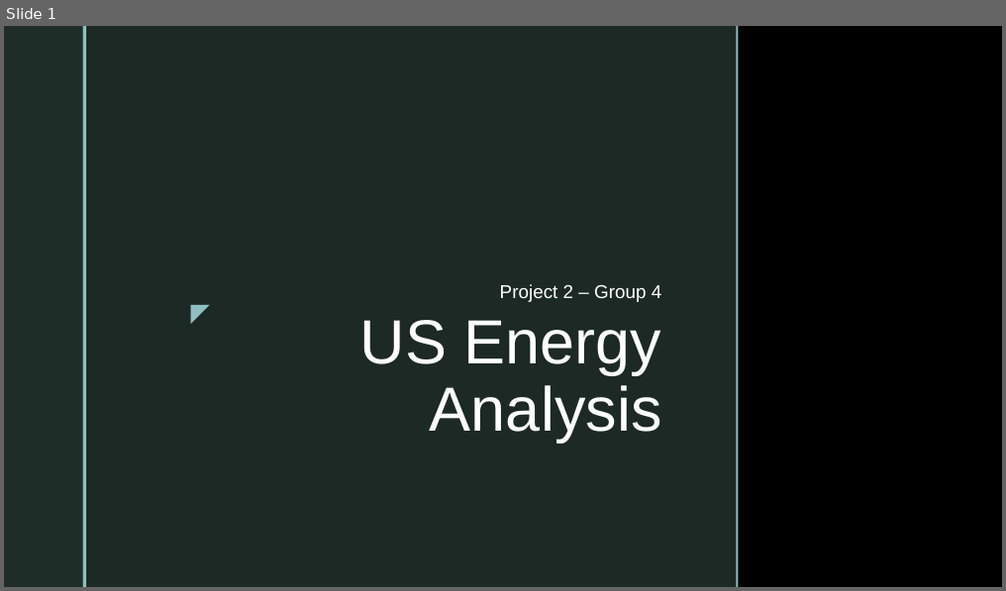
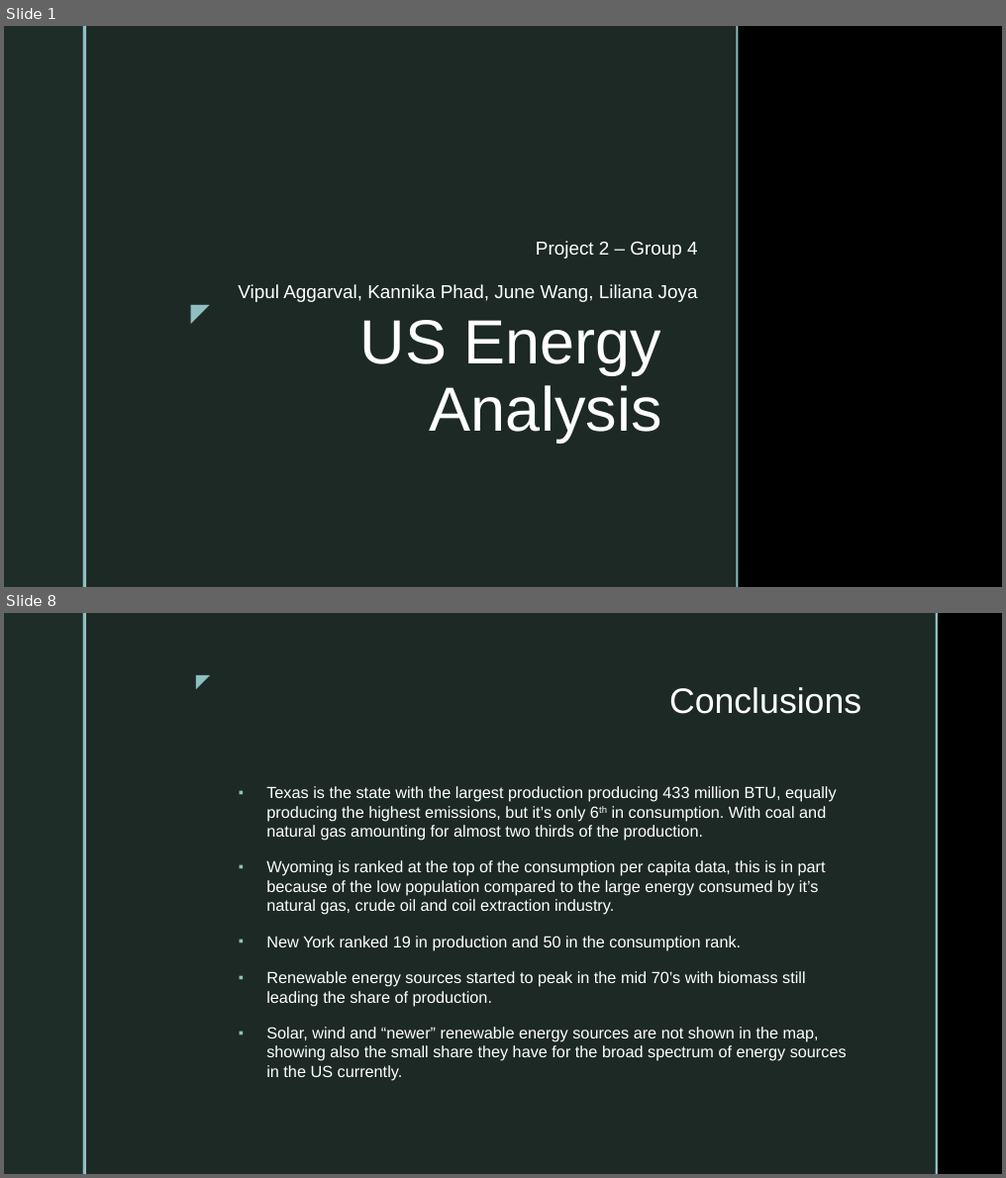
Before and after one commit to Kphad20/Project2-Group_4, a slide deck: Energy Analysis of the United States for 2018.pptx. Shown one above the other, each under a label of ours: slide 1 before the commit, slides 1 and 8 after it; the slides between them are not shown. The pictures are 1006x591 and 1006x1178 pixels, drawn with LibreOffice and Linux fonts; fonts in the diff are those of the drawing; background and template pictures are left out. Boxes give left, top, right and bottom in pixels: in the first picture for what was removed or moved away, otherwise in the second. Text is boxed around its words. In the diff, an @@ line names an element or a change of style, - is before the commit and + after.

```diff
--- a/Energy Analysis of the United States for 2018.pptx
+++ b/Energy Analysis of the United States for 2018.pptx
@@ slide 8 added at [4, 613, 1002, 1174], background picture (left out); not listed: 2 template elements that a slide beside it also shows @@
@@ rectangle added at [86, 613, 936, 1174], fill #1F2D29 at 92% opacity @@
@@ rectangle added at [936, 613, 938, 1174], fill #8EC0C1 @@
@@ text added at [183, 665, 218, 695], 18 pt, text #8EC0C1 @@
+◤
@@ title added at [669, 687, 861, 714], 34 pt, text #FFFFFF @@
+Conclusions
@@ text added at [266, 786, 846, 1081], 15.5 pt, text #FFFFFF @@
+▪ Texas is the state with the largest production producing 433 million BTU, equally producing the highest emissions, but it’s only 6th in consumption. With coal and natural gas amounting for almost two thirds of the production.
+▪ Wyoming is ranked at the top of the consumption per capita data, this is in part because of the low population compared to the large energy consumed by it’s natural gas, crude oil and coil extraction industry.
+▪ New York ranked 19 in production and 50 in the consumption rank.
+▪ Renewable energy sources started to peak in the mid 70’s with biomass still leading the share of production.
+▪ Solar, wind and “newer” renewable energy sources are not shown in the map, showing also the small share they have for the broad spectrum of energy sources in the US currently.
@@ slide 1 changed as well @@
@@ subtitle "Project 2 – Group 4": place and size @@
-subtitle "Project 2 – Group 4" at [500, 284, 662, 302]
+subtitle "Project 2 – Group 4" at [238, 241, 698, 302]
@@ subtitle at [238, 284, 698, 302]: paragraph added @@
+Vipul Aggarval, Kannika Phad, June Wang, Liliana Joya
```
Also in this commit, not shown: 2 other slides changed, 4 other slides added, 1 slide removed.
